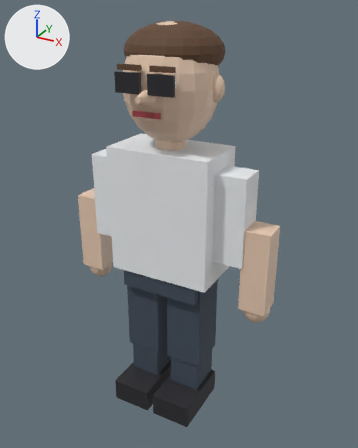
A saved change to the glTF model game/assets/models/generated_humanoids/researcher_01.glb.
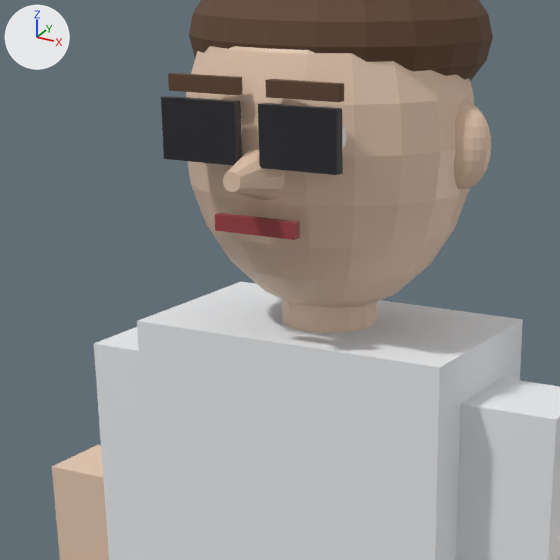
There are two pictures of each version: one whole from a 50 mm lens placed at (1.205, -2.108, 3.031), pointed at (0.034, 0.022, 1.966), one close up on the part from 17% to 69% of the width and 9% to 51% of the height. Every picture has the same lights, and +X, +Y and +Z are marked at upper left. The older version's two pictures come first. Vertices at exactly the same position are counted once.

Objects in the first close-up: 'EarL', 'Glasses.L', 'Glasses.R', 'Hair', 'Head', 'LowerArm.R', 'Mouth', 'Neck', 'Nose', 'Torso', 'UpperArm.L', 'UpperArm.R' and 3 more.
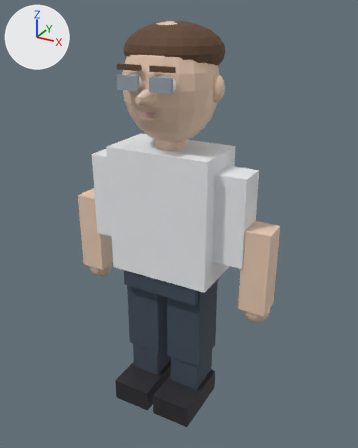
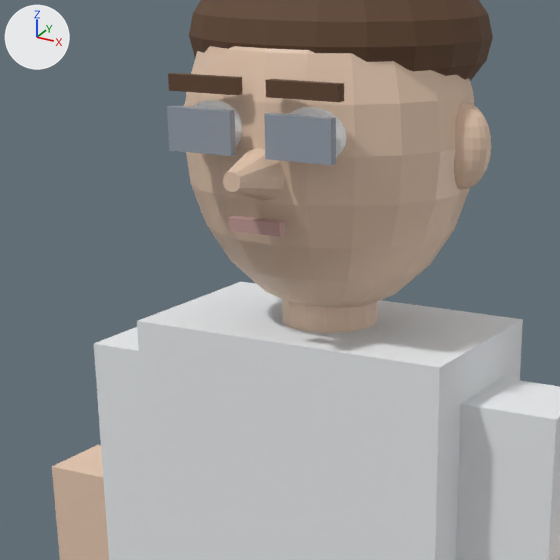
Edits to the bpy script that builds the scene:
```text
Change mat_glasses_004:
    mat_glasses_004.base_color: (0.02, 0.02, 0.025) -> (0.32, 0.36, 0.42)  # black #27272c -> grey #99a2ad
Change mat_mouth_007:
    mat_mouth_007.base_color: (0.35, 0.05, 0.06) -> (0.55, 0.33, 0.31)  # red #a03f45 -> pink #c49b97
Change me_cube_132:
    used by ob_glasses_l; location = (0.0, 0.0, 0.9)
    remove me_cube_132.from_pydata(...)  # 8 vertices, 12 faces; spans x 0.02..0.15, y -0.24..-0.224, z 1.775..1.865
    add me_cube_132.from_pydata(...)  # 8 vertices, 12 faces; spans x 0.03..0.14, y -0.239..-0.225, z 1.788..1.852
    me_cube_132 part 1: the whole mesh is scaled about its middle by (0.846, 0.875, 0.711)
Change me_cube_133:
    used by ob_glasses_r; location = (0.0, 0.0, 0.9)
    remove me_cube_133.from_pydata(...)  # 8 vertices, 12 faces; spans x -0.15..-0.02, y -0.24..-0.224, z 1.775..1.865
    add me_cube_133.from_pydata(...)  # 8 vertices, 12 faces; spans x -0.14..-0.03, y -0.239..-0.225, z 1.788..1.852
    me_cube_133 part 2: the whole mesh is scaled about its middle by (0.846, 0.875, 0.711)
Change me_cube_131:
    used by ob_mouth; location = (0.0, 0.0, 0.9)
    remove me_cube_131.from_pydata(...)  # 8 vertices, 12 faces; spans x -0.07..0.07, y -0.228..-0.212, z 1.673..1.697
    add me_cube_131.from_pydata(...)  # 8 vertices, 12 faces; spans x -0.045..0.045, y -0.228..-0.212, z 1.675..1.695
    me_cube_131 part 3: the whole mesh is scaled about its middle by (0.643, 1, 0.833)
```

Location of each change, (x1, y1, x2, y2) in pixels of the close-ups (560 x 560 px):
'Glasses.L', recoloured, rescaled (black to grey, 15% narrower, 27% shorter): before (258, 103, 343, 175); after (264, 113, 336, 165)
'Glasses.R', recoloured, rescaled (black to grey, 15% narrower, 26% shorter): before (161, 96, 242, 165); after (167, 105, 236, 156)
'Mouth', recoloured, rescaled (lighter, 33% narrower, 21% shorter): before (215, 213, 300, 240); after (228, 216, 285, 237)
